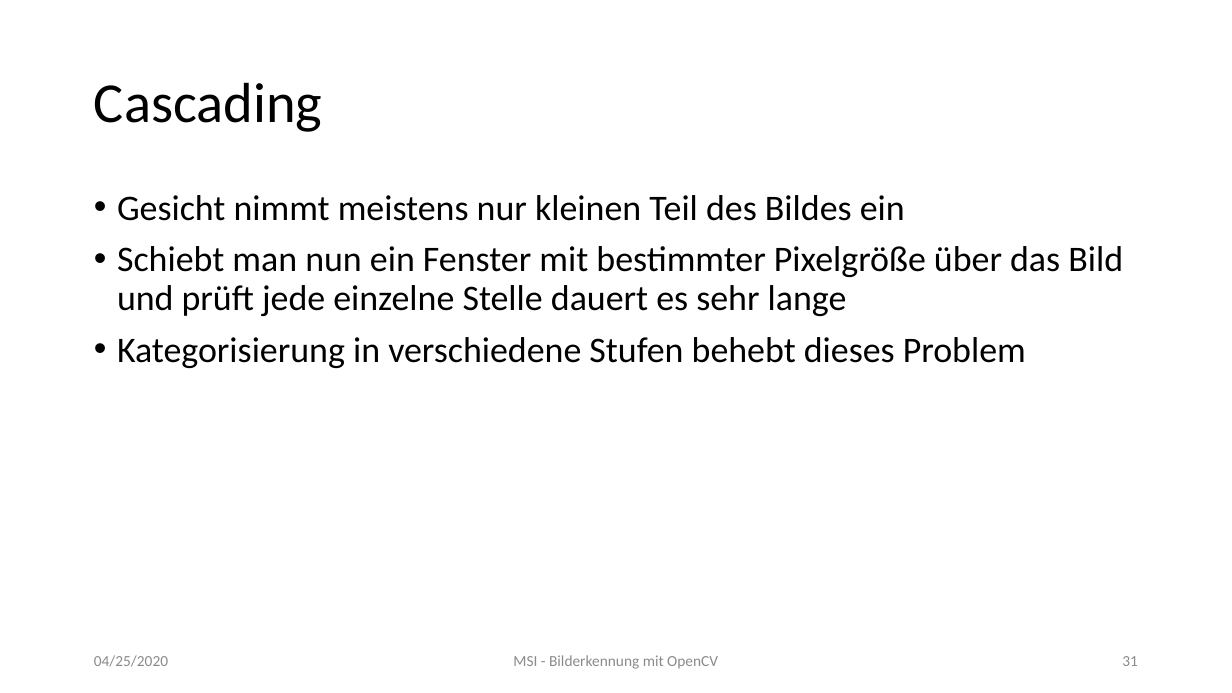
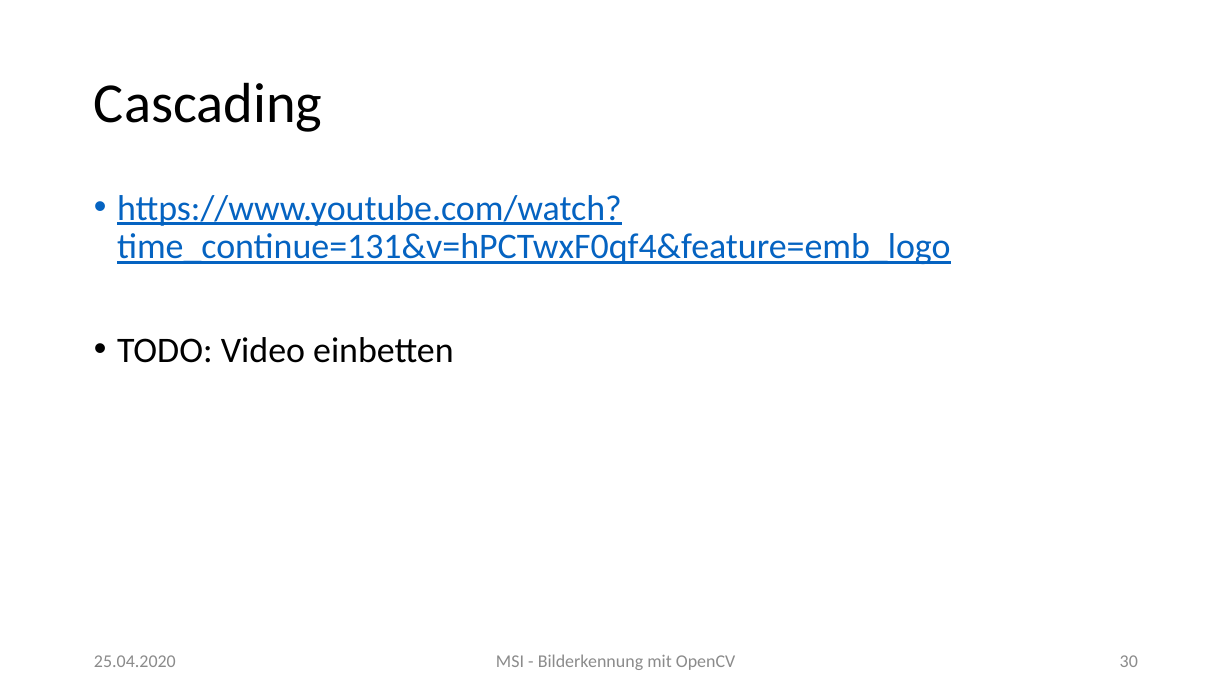
Before and after one commit to MarkusClln/MSI, a slide deck: slide 30 of Bilderkennung mit OpenCV.pptx (slide 31 before the commit). Drawn at 1232x693 pixels with LibreOffice and Linux fonts; fonts in the diff are those of the drawing. Boxes give left, top, right and bottom in pixels: in the first picture for what was removed or moved away, otherwise in the second. Text is boxed around its words. In the diff, an @@ line names an element or a change of style, - is before the commit and + after.

```diff
--- a/Bilderkennung mit OpenCV.pptx
+++ b/Bilderkennung mit OpenCV.pptx
@@ text at <box>117,195,951,363</box>: text changed; text colour #000000 to #0563C1 @@
-• Gesicht nimmt meistens nur kleinen Teil des Bildes ein
-• Schiebt man nun ein Fenster mit bestimmter Pixelgröße über das Bild und prüft jede einzelne Stelle dauert es sehr lange
-• Kategorisierung in verschiedene Stufen behebt dieses Problem
+• https://www.youtube.com/watch?time_continue=131&v=hPCTwxF0qf4&feature=emb_logo
+• TODO: Video einbetten
@@ text at <box>94,655,176,667</box>: text changed; size 12 to 14 pt @@
-04/25/2020
+25.04.2020
@@ text "MSI - Bilderkennung mit OpenCV" at <box>496,654,736,670</box>: size 12 to 14 pt @@
@@ page number at <box>1120,655,1138,667</box>: text changed; size 12 to 14 pt @@
-31
+30
```
Also in this commit, not shown: 46 other slides changed, 4 slides added, 3 other files.
